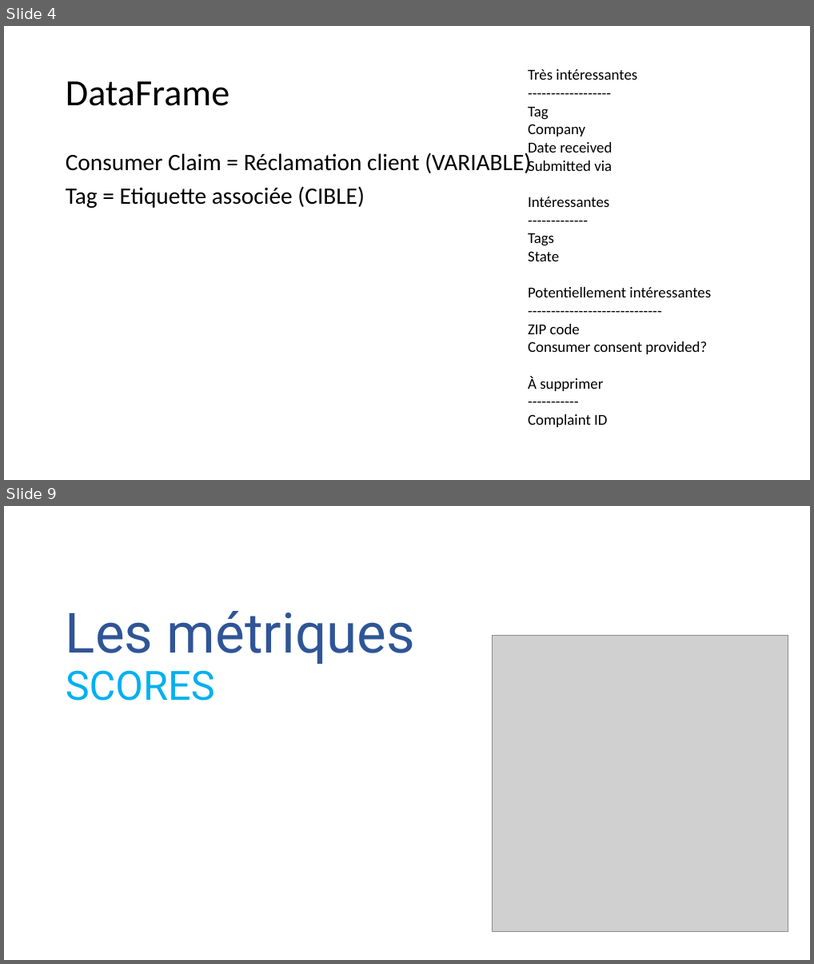
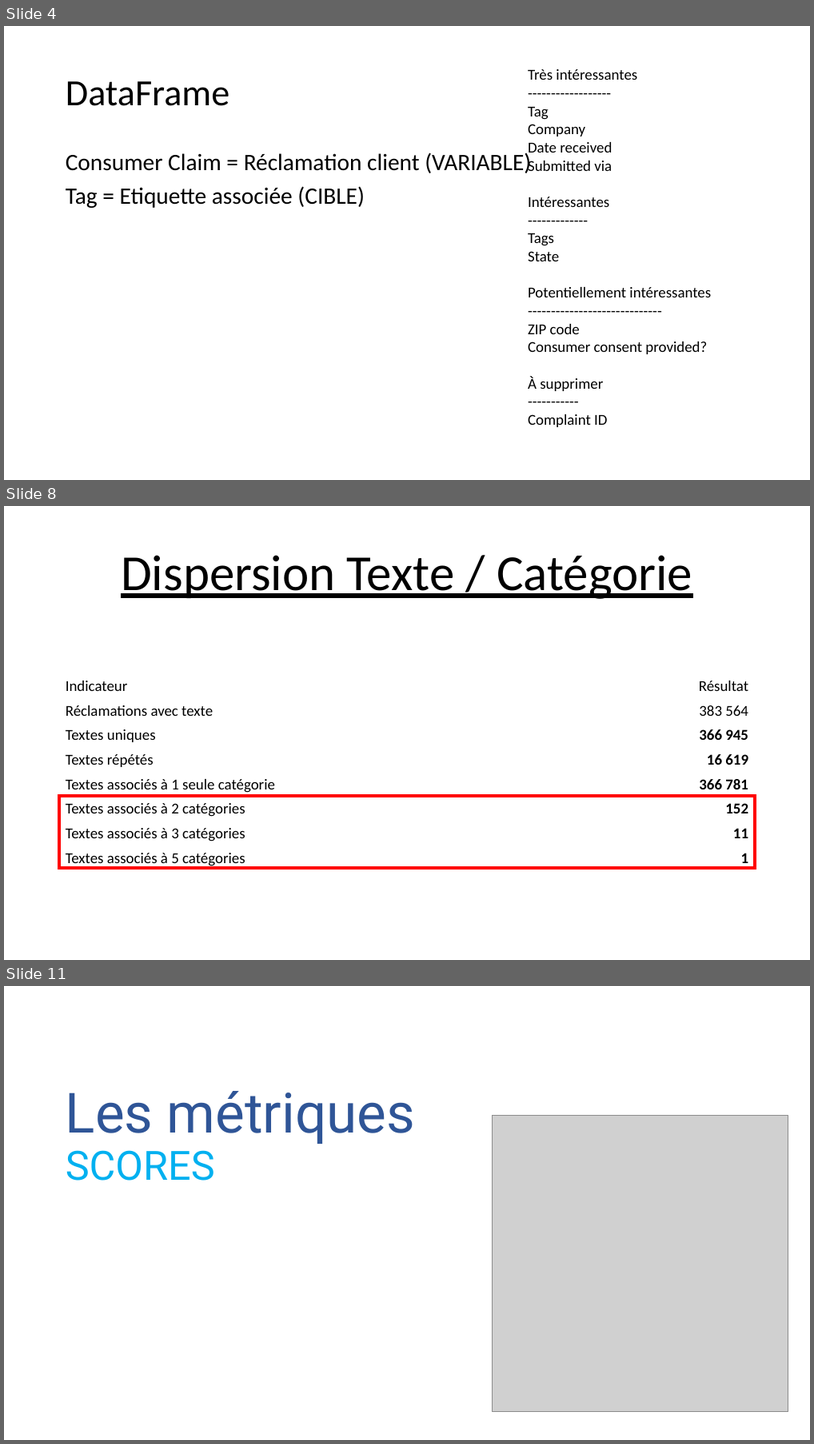
Before and after one commit to Ace4teaM/OCR-ZenAssist, a slide deck: Présentation.pptx. Shown one above the other, each under a label of ours: slides 4 and 9 before the commit, slides 4, 8 and 11 after it; the slides between them are not shown. The pictures are 814x964 and 814x1444 pixels, drawn with LibreOffice and Linux fonts; fonts in the diff are those of the drawing; grey boxes stand for pictures. Boxes give left, top, right and bottom in pixels: in the first picture for what was removed or moved away, otherwise in the second. Text is boxed around its words. In the diff, an @@ line names an element or a change of style, - is before the commit and + after.

```diff
--- a/Présentation.pptx
+++ b/Présentation.pptx
@@ slide 8 added at (4, 506, 810, 960), background #FFFFFF @@
@@ title added at (121, 555, 693, 599), 60 pt, text #000000, underline @@
+Dispersion Texte / Catégorie
@@ table added at (60, 674, 755, 870), 8 rows, 2 columns @@
+Indicateur | Résultat
+Réclamations avec texte | 383 564
+Textes uniques | 366 945
+Textes répétés | 16 619
+Textes associés à 1 seule catégorie | 366 781
+Textes associés à 2 catégories | 152
+Textes associés à 3 catégories | 11
+Textes associés à 5 catégories | 1
@@ rectangle added at (60, 796, 755, 867), outline #FF0000 4 pt @@
@@ what was slide 9 is now slide 11 @@
```
Also in this commit, not shown: 11 slides changed, 13 other slides added, 1 slide removed.
